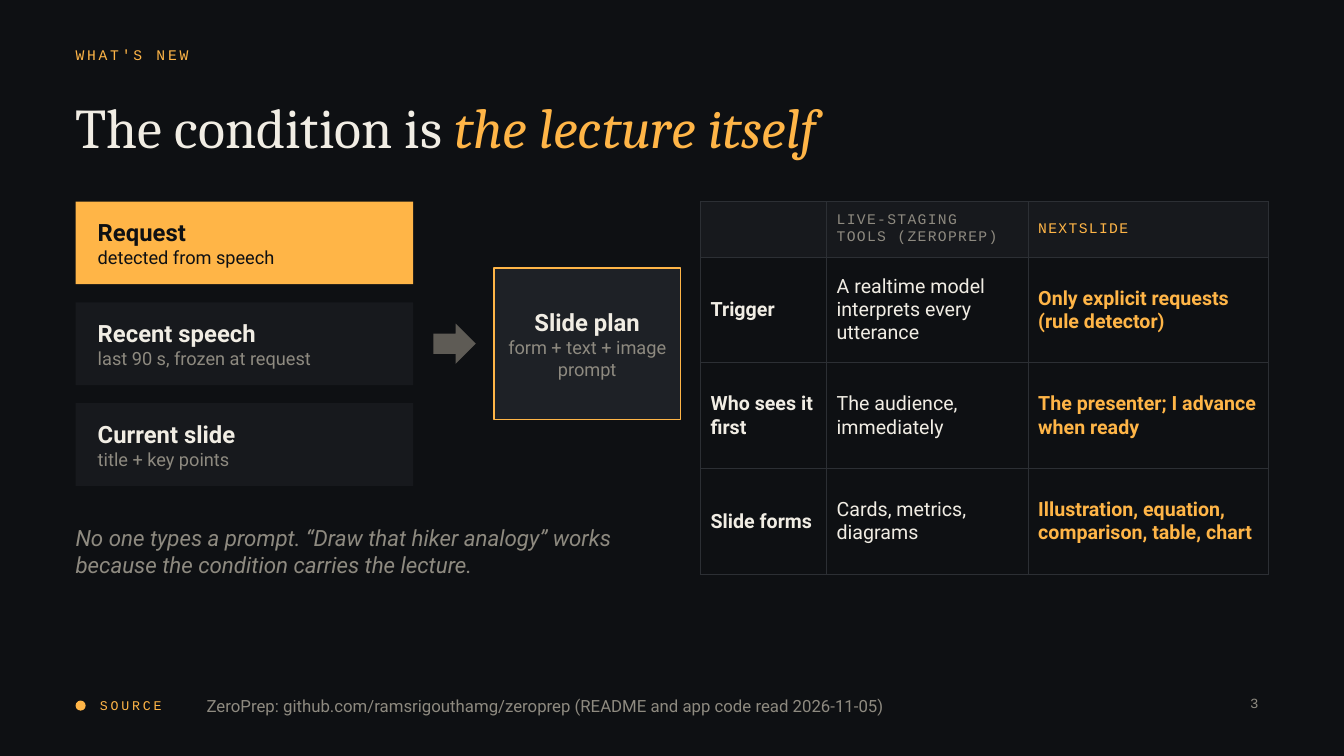
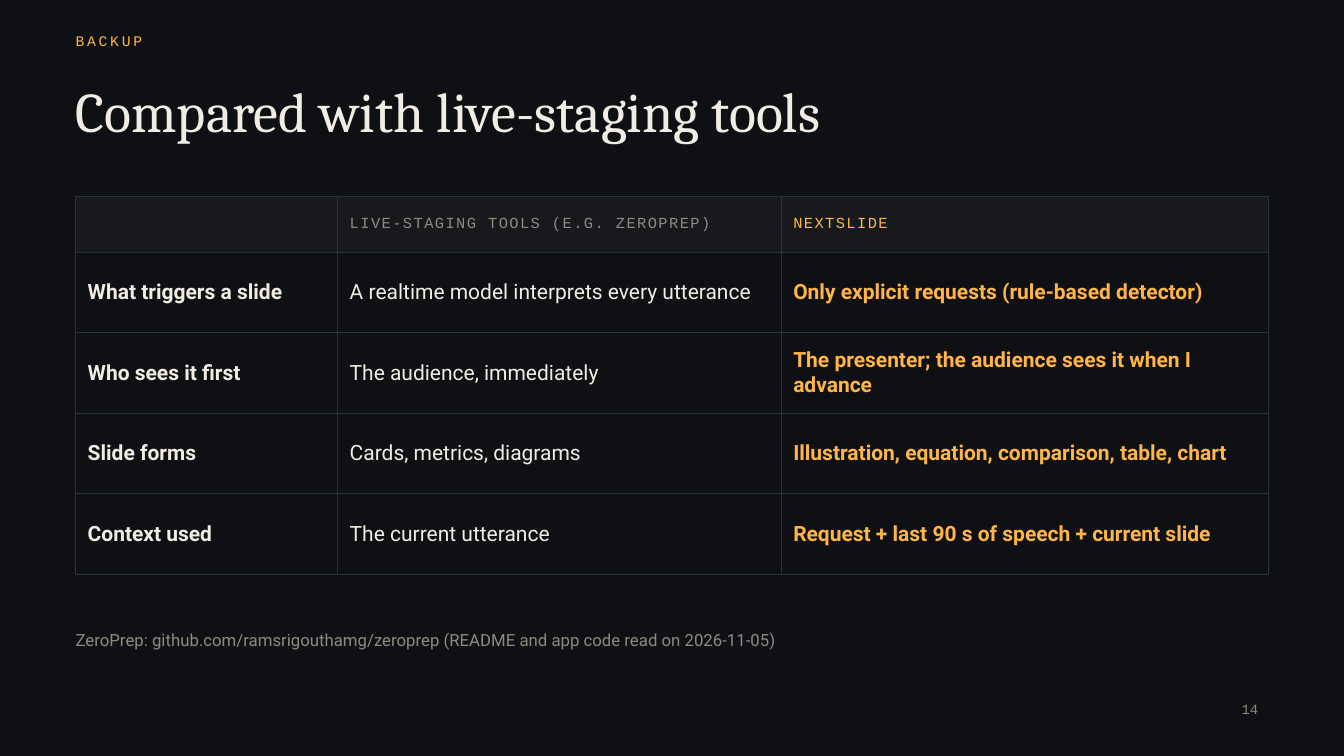
Before and after one commit to nunu0404/GenAI-proj-2026, a slide deck: slide 14 of docs/presentation/NextSlide_final.pptx (slide 3 before the commit). Drawn at 1344x756 pixels with LibreOffice and Linux fonts; fonts in the diff are those of the drawing; background and template pictures are left out. Boxes give left, top, right and bottom in pixels: in the first picture for what was removed or moved away, otherwise in the second. Text is boxed around its words. In the diff, an @@ line names an element or a change of style, - is before the commit and + after.

```diff
--- a/docs/presentation/NextSlide_final.pptx
+++ b/docs/presentation/NextSlide_final.pptx
@@ text removed at (76,50,188,60) @@
-WHAT'S NEW
@@ text added at (76,36,143,46), 10.5 pt, text #FFB547 @@
+BACKUP
@@ title removed at (76,109,816,161) @@
-The condition is the lecture itself
@@ title added at (76,93,821,145), 40 pt, text #F1EDE4 @@
+Compared with live-staging tools
@@ table at (76,197,1268,550) @@
-row 1, column 2: LIVE-STAGING TOOLS (ZEROPREP)
+row 1, column 2: LIVE-STAGING TOOLS (E.G. ZEROPREP)
-row 2, column 1: Trigger
+row 2, column 1: What triggers a slide
-row 2, column 3: Only explicit requests (rule detector)
+row 2, column 3: Only explicit requests (rule-based detector)
-row 3, column 3: The presenter; I advance when ready
+row 3, column 3: The presenter; the audience sees it when I advance
+row 5: Context used | The current utterance | Request + last 90 s of speech + current slide
@@ table: place and size @@
-table at (701,202,1268,547)
+table at (76,197,1268,550)
@@ rectangle removed at (76,202,413,284) @@
@@ text removed at (98,224,274,268) @@
-Request
-detected from speech
@@ rectangle removed at (494,268,681,419) @@
@@ rectangle removed at (76,302,413,385) @@
@@ text removed at (98,324,311,369) @@
-Recent speech
-last 90 s, frozen at request
@@ right arrow removed at (434,324,476,364) @@
@@ text removed at (508,313,666,380) @@
-Slide plan
-form + text + image prompt
@@ rectangle removed at (76,403,413,486) @@
@@ text removed at (98,425,235,470) @@
-Current slide
-title + key points
@@ text removed at (76,529,611,573) @@
-No one types a prompt. “Draw that hiker analogy” works because the condition carries the lecture.
@@ text at (76,633,776,650): text changed @@
-ZeroPrep: github.com/ramsrigouthamg/zeroprep (README and app code read 2026-11-05)
+ZeroPrep: github.com/ramsrigouthamg/zeroprep (README and app code read on 2026-11-05)
@@ text "ZeroPrep: github.com/ramsrigouthamg/zeroprep (README and app ..." at (76,633,776,650): vertical alignment middle to top @@
@@ ellipse removed at (76,701,86,711) @@
@@ text removed at (100,701,162,710) @@
-SOURCE
@@ page number added at (1242,705,1259,714), 10 pt, text #8E8A80 @@
+14
@@ page number removed at (1250,699,1258,708) @@
-3
```
Also in this commit, not shown: 5 other slides changed, 10 slides added, 6 slides removed, 32 other files.
